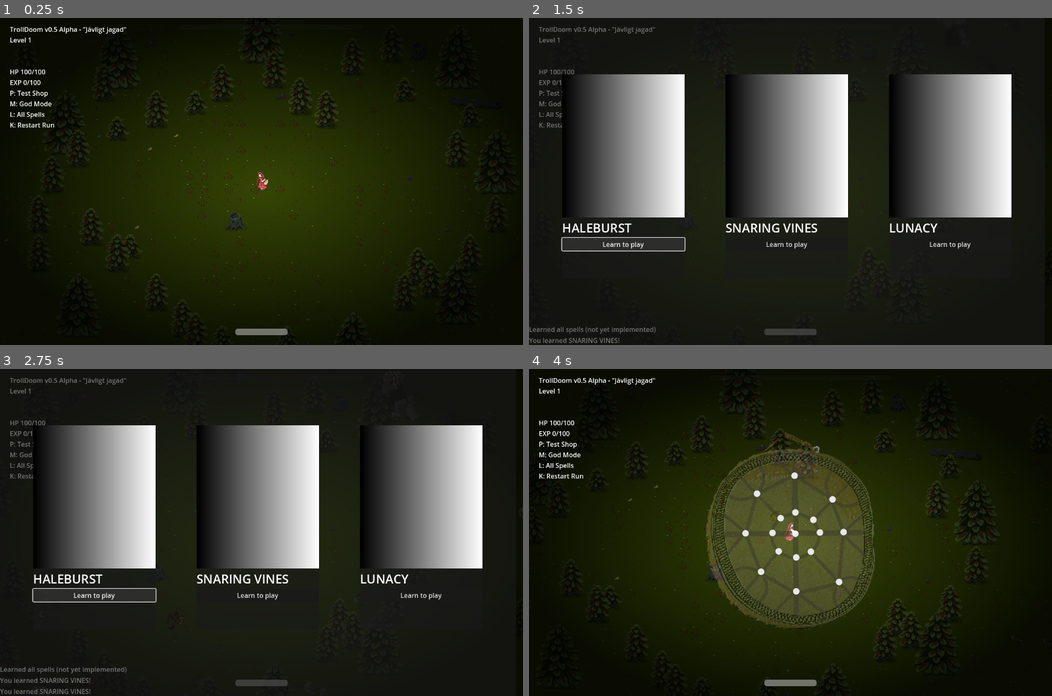
Above: before the commit, frames 1-4 (two rows, left to right).
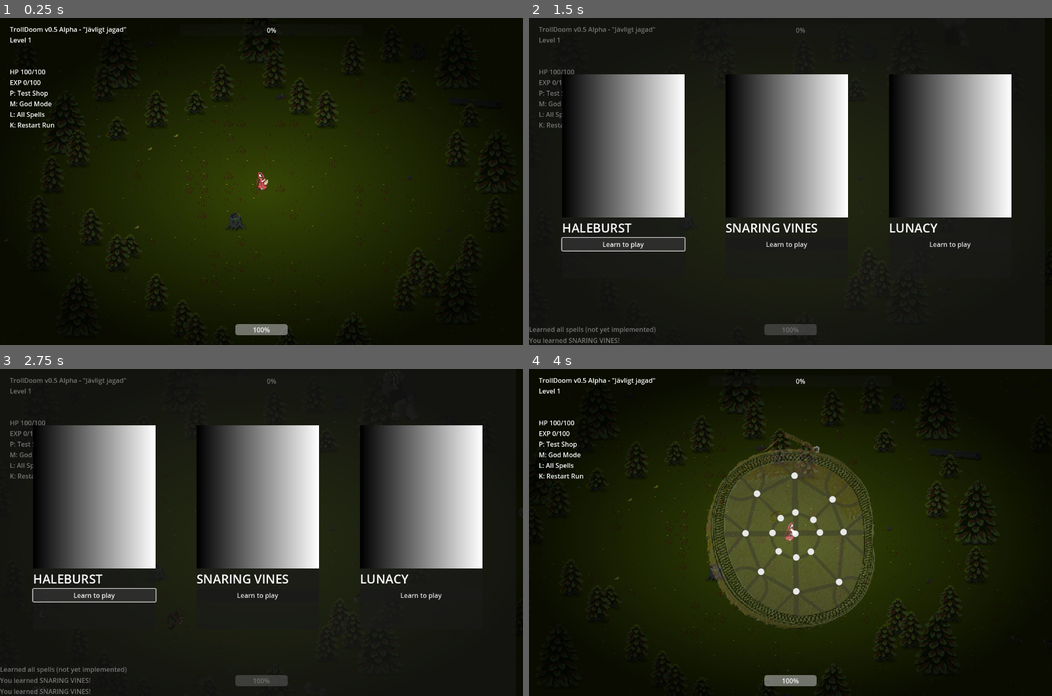
Above: after the commit, the same moments.

Repository: milestone-dev/ld55
Game: Godot game, scene res://scenes/main.tscn
Same seed, same stepped clock (60 frames per second), same inputs: the game is played once before the commit and once after it.
Inputs (mouse positions are in pixels of both pictures, inside the frame that each line leads up to):
- Up to frame 1 (0.25 s): no input
- Up to frame 2 (1.5 s): tap Enter at 0.5 s; move the mouse to (905, 165) at 0.52 s; hold D (move_right) 0.53-1.25 s; tap L (dev_allspells) at 0.6 s; click (905, 165) at 0.67 s; tap P (dev_shop) at 0.77 s; click "Learn to play" at 1.25 s
- Up to frame 3 (2.75 s): click "Learn to play" at 2 s
- Up to frame 4 (4 s): tap K (dev_restart) at 2.75, 3.5 s; drag from (685, 548) to (790, 532) at 2.77 s; move the mouse to (842, 460) at 3.52 s; hold D (move_right) from 3.53 s (still down); hold Space from 3.53 s (still down); click (842, 460) at 3.67 s

The runs differ from the first frame. In frame 1, 0.2% of the frame differs, in the area x 45-55%, y 3-97%; in frame 2, 0.2%; in frame 3, 0.2%; in frame 4, 0.2%.

Commit message:
Add level up with variable experience reqs

Diff:
--- a/scenes/hud.tscn
+++ b/scenes/hud.tscn
@@ -29,7 +29,6 @@
 grow_horizontal = 2
 grow_vertical = 0
 value = 20.0
-show_percentage = false
 
 [node name="EXPProgressBar" type="ProgressBar" parent="."]
 custom_minimum_size = Vector2(300, 12)
@@ -39,7 +38,6 @@
 offset_right = 888.0
 offset_bottom = 28.0
 value = 20.0
-show_percentage = false
 
 [node name="Label" type="Label" parent="."]
 layout_mode = 0
--- a/scripts/player.gd
+++ b/scripts/player.gd
@@ -3,12 +3,26 @@
 
 @export var max_hp : float = 100;
 @export var max_speed : float = 8000;
-@export var attack_cooldown_max : float= 0.85;
+@export var attack_cooldown_max : float = 0.85;
+@export var default_attack_damage : float = 50;
 
 @export var camera : Camera2D;
 @export var sprite : Sprite2D;
 @export var casting_ui : CastingUI;
 @export var hud : HUD;
+
+@export var level_experience_requirements = [
+	0,
+	300,
+	800,
+	1800,
+	3000,
+	7500,
+	17000,
+	40000,
+	100000,
+	500000
+];
 
 @export var projectile_scene : PackedScene;
 
@@ -108,7 +122,7 @@
 		proj.damage = projectile_spell.attack_damage
 		proj.texture = projectile_spell.projectile_texture
 	else:
-		proj.damage = 50
+		proj.damage = default_attack_damage
 
 	get_parent().add_child(proj)
 
@@ -144,9 +158,12 @@
 func add_experience(input_experience : int):
 	experience += input_experience
 	if experience >= max_experience:
-		level += 1
 		experience -= max_experience
-		max_experience = int(float(max_experience) * 1.5)
+		level_up()
+
+func level_up():
+	level += 1
+	max_experience = level_experience_requirements[level]
 
 func take_damage(damage : float):
 	# prints("take damage", damage);
